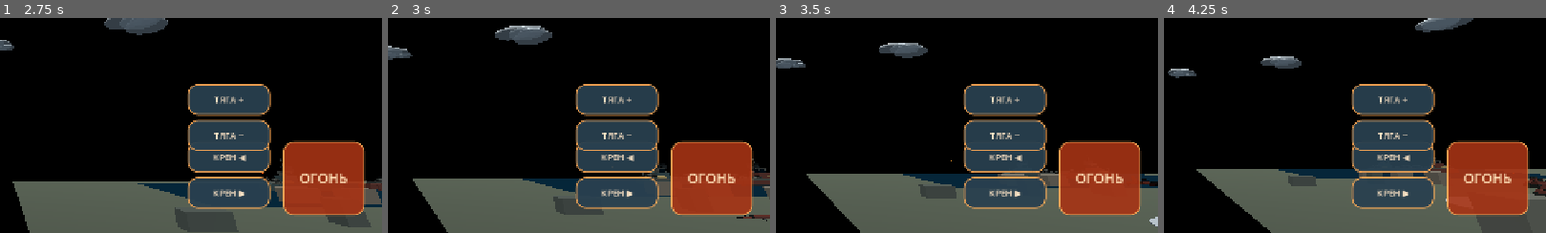
Above: before the commit, frames 1-4 (left to right).
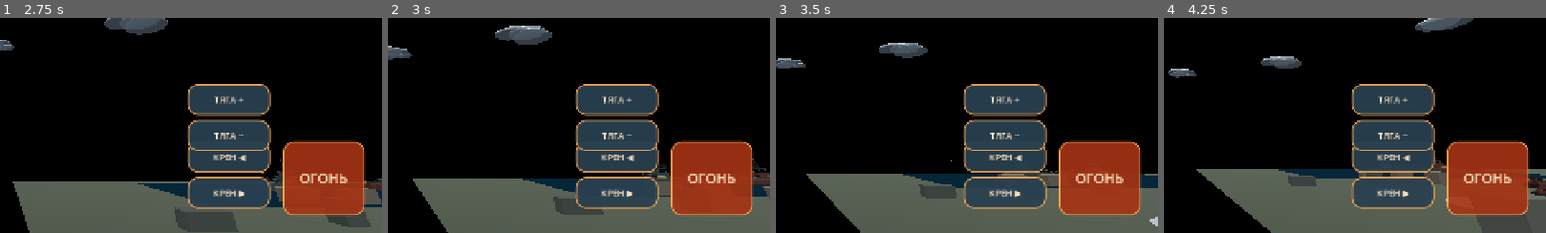
Above: after the commit, the same moments.

Repository: p87010834-ai/WAR-BATTLE-MOBILE
Game: Godot game, scene res://scenes/main.tscn
The game is run twice, just before and just after one commit, with the same random seed, the same clock (stepped at 60 frames per second) and the same inputs.
Inputs (mouse positions are % of the whole screen's width and height, from its top left):
- Up to frame 1 (2.75 s): click "ОГОНЬ" at 0.5 s; click "РЕМОНТ" at 1.25 s; click "ТЕХНИКА" at 2 s
- Up to frame 2 (3 s): tap Enter at 2.75 s; drag from (9, 82) to (60, 28) at 2.77 s
- Up to frame 3 (3.5 s): no input
- Up to frame 4 (4.25 s): drag from (30, 55) to (45, 70) at 3.52 s
The pictures show only the part of the screen within x 50-100%, y 50-100%; the shares and areas given below are measured in that part.

Frame 1 is identical in both runs. In frame 2, 0.1% of the frame differs, in the area x 91-100%, y 91-95%; in frame 3, 0.1%; in frame 4, less than 0.1%.

Commit message:
Add aircraft collision for cross-class combat

Diff:
--- a/godot/scripts/aircraft.gd
+++ b/godot/scripts/aircraft.gd
@@ -125,6 +125,11 @@
 		queue_free()
 
 func _build_aircraft() -> void:
+	var collision := CollisionShape3D.new()
+	var collision_shape := SphereShape3D.new()
+	collision_shape.radius = 2.35
+	collision.shape = collision_shape
+	add_child(collision)
 	_visual_material = StandardMaterial3D.new()
 	_visual_material.albedo_color = Color(0.24, 0.31, 0.35) if team == 0 else Color(0.42, 0.19, 0.15)
 	_visual_material.metallic = 0.62
